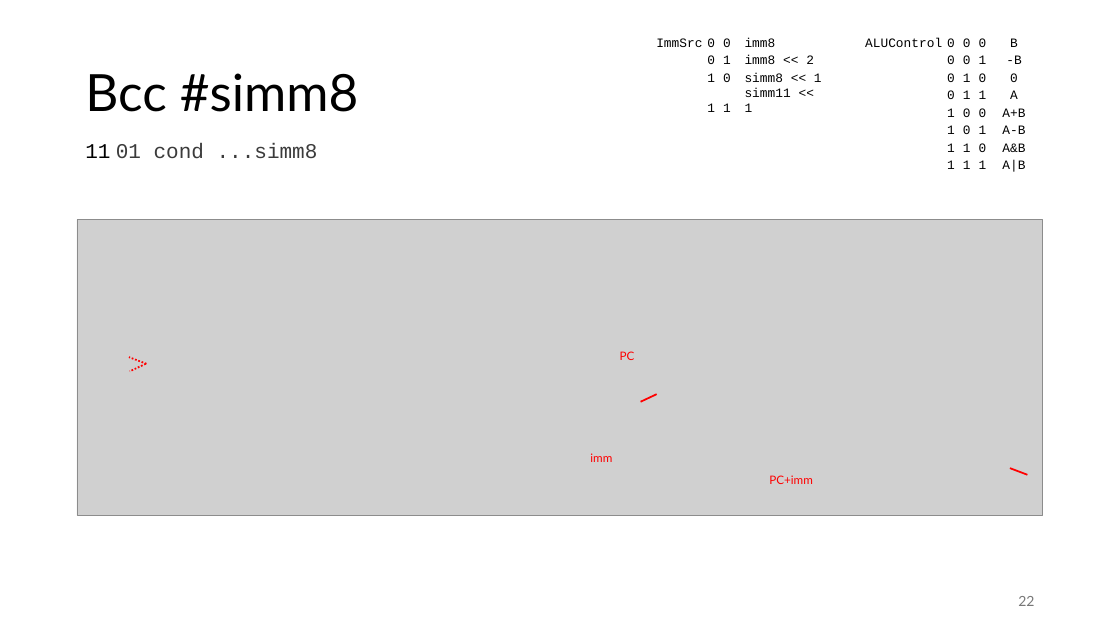
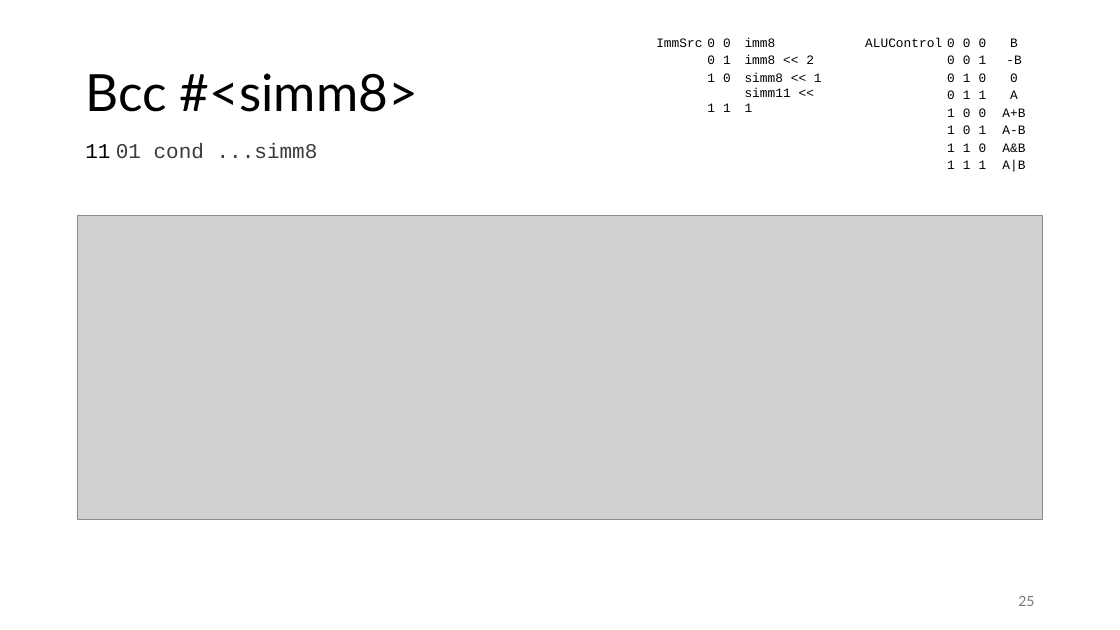
Before and after one commit to FrankBau/xetroc, a slide deck: slide 25 of xetroc.pptx (slide 22 before the commit). Drawn at 1120x630 pixels with LibreOffice and Linux fonts; fonts in the diff are those of the drawing; grey boxes stand for pictures. Boxes give left, top, right and bottom in pixels: in the first picture for what was removed or moved away, otherwise in the second. Text is boxed around its words. In the diff, an @@ line names an element or a change of style, - is before the commit and + after.

```diff
--- a/xetroc.pptx
+++ b/xetroc.pptx
@@ title at box(85, 73, 418, 112): text changed @@
-Bcc #simm8
+Bcc #<simm8>
@@ picture: place and size @@
-picture at box(77, 220, 1044, 516)
+picture at box(77, 216, 1044, 519)
@@ line removed from (146, 364) to (129, 357) @@
@@ text removed at box(620, 351, 635, 360) @@
-PC
@@ line removed from (146, 364) to (129, 371) @@
@@ line removed from (657, 394) to (641, 402) @@
@@ text removed at box(590, 453, 612, 462) @@
-imm
@@ text removed at box(769, 475, 812, 484) @@
-PC+imm
@@ line removed from (1028, 475) to (1010, 468) @@
@@ page number at box(1018, 596, 1034, 606): text changed @@
-22
+25
```
Also in this commit, not shown: 12 other slides changed, 3 slides added, 4 other files.
